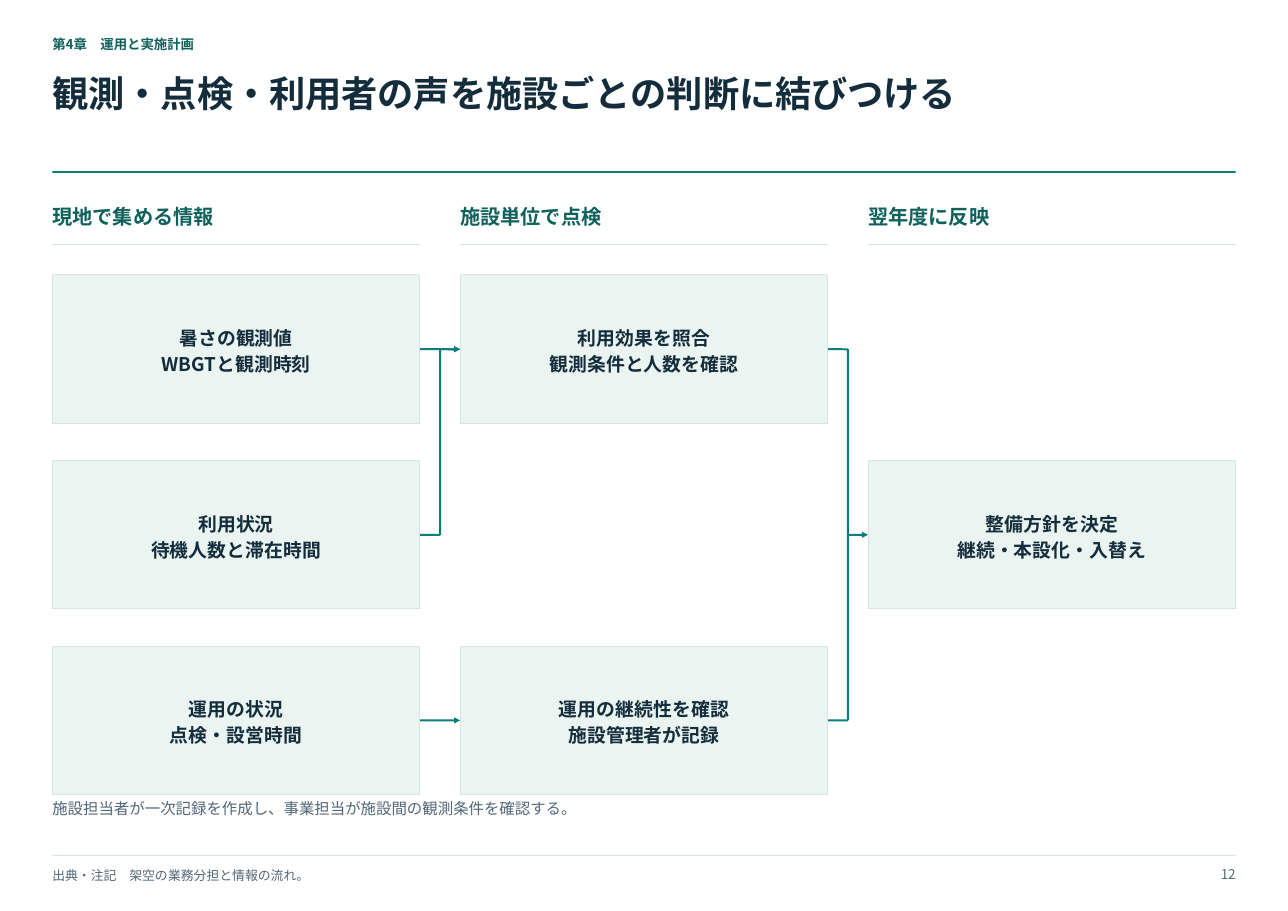
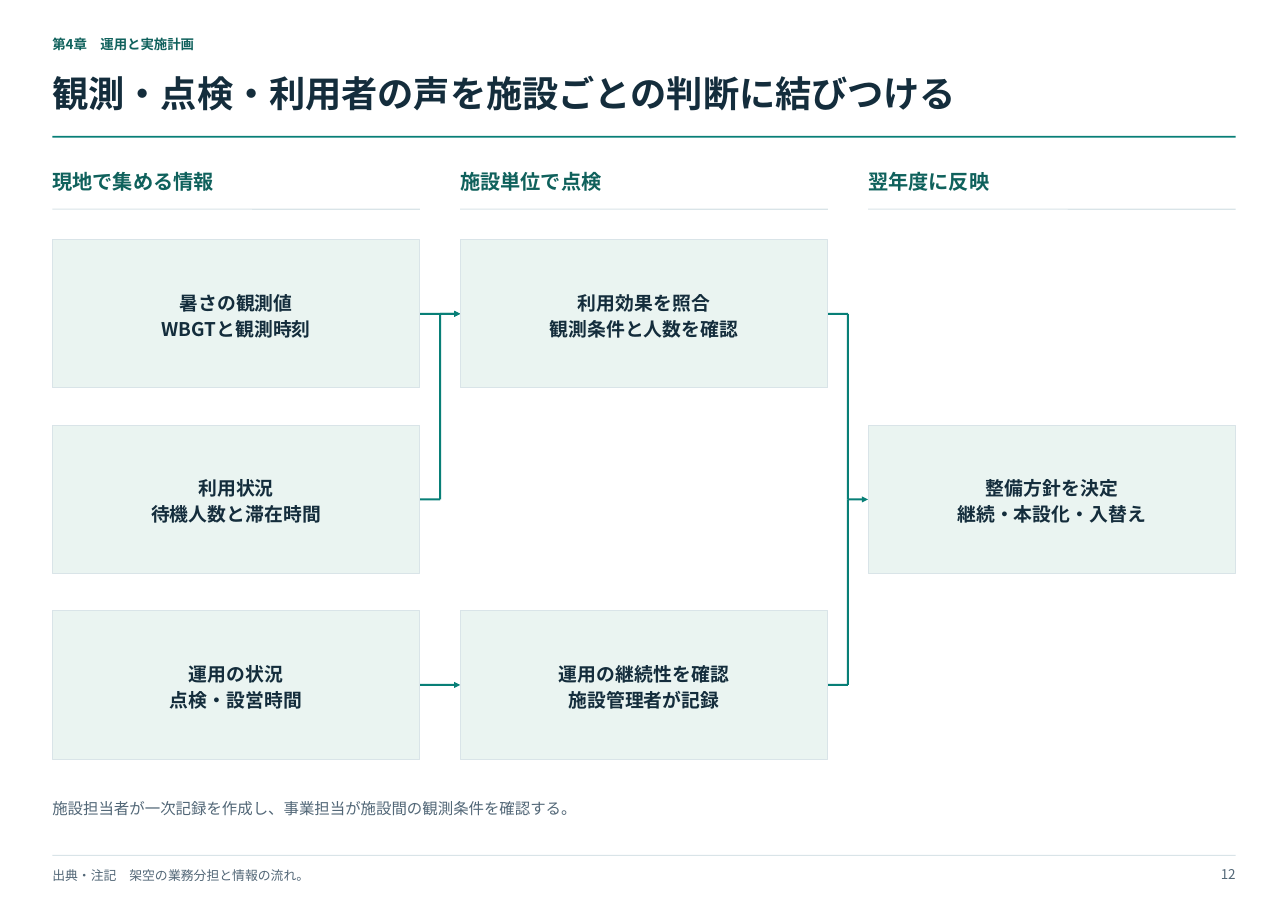
Before and after one commit to sibyl2501/consulting-pptx-templates, a slide deck: slide 12 of consulting_layout_examples.pptx. Drawn at 1288x911 pixels with LibreOffice and Linux fonts; fonts in the diff are those of the drawing. Boxes give left, top, right and bottom in pixels: in the first picture for what was removed or moved away, otherwise in the second. Text is boxed around its words. In the diff, an @@ line names an element or a change of style, - is before the commit and + after.

```diff
--- a/consulting_layout_examples.pptx
+++ b/consulting_layout_examples.pptx
@@ 10 lines, 9 texts, 6 rectangles, 4 arrows: place and size @@
-10 lines, 9 texts, 6 rectangles, 4 arrows at bbox=[52, 172, 1236, 794]
+10 lines, 9 texts, 6 rectangles, 4 arrows at bbox=[52, 137, 1236, 759]
```
Also in this commit, not shown: 12 other slides changed, 4 other files.
